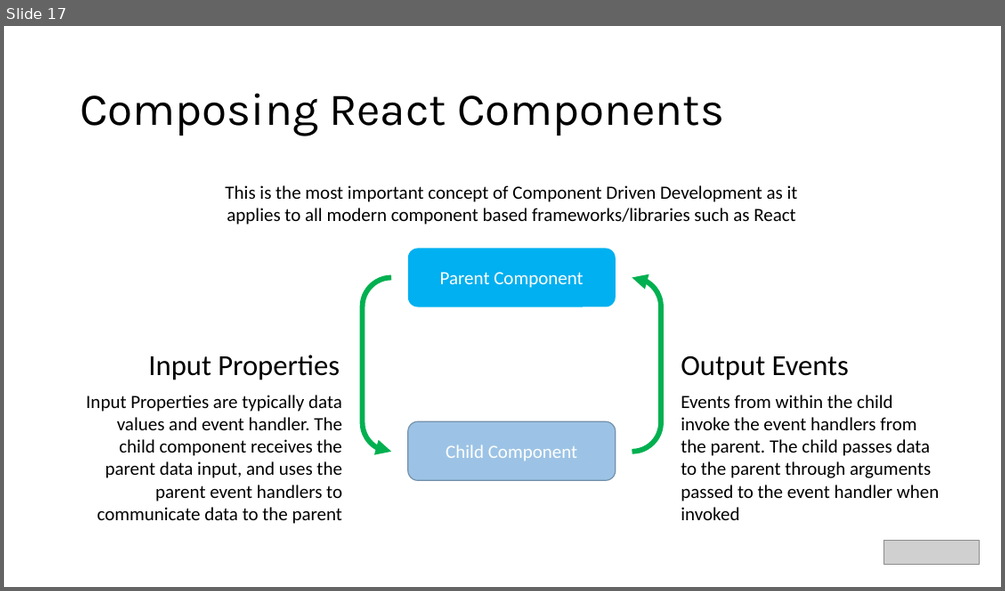
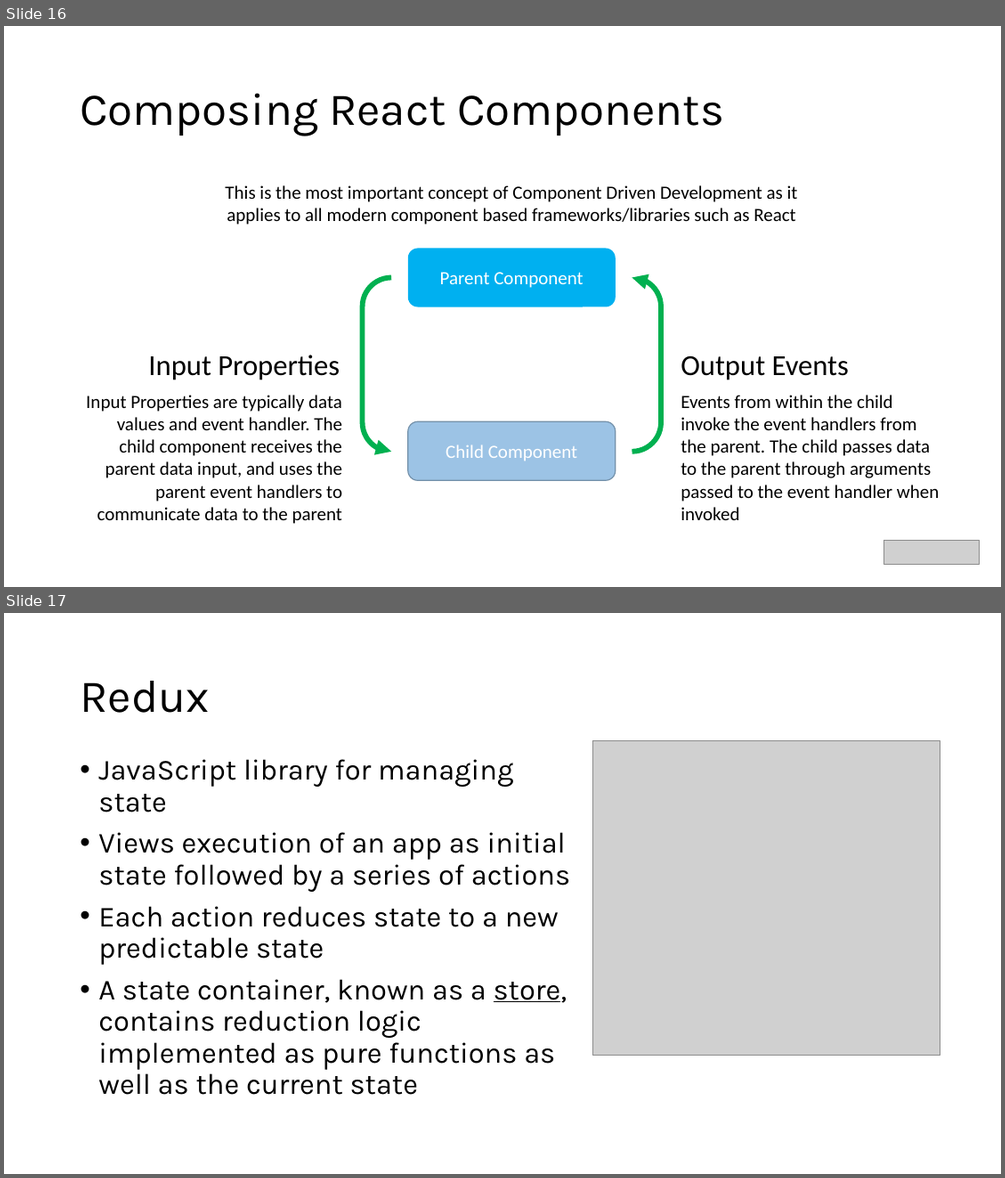
Before and after one commit to warpyu/TechnicalCommunityContent, a slide deck: Web Frameworks/React/Session 1 - Introduction and Slides/Introduction to React.pptx. Shown one above the other, each under a label of ours: slide 17 before the commit, slides 16 and 17 after it. The pictures are 1005x591 and 1005x1178 pixels, drawn with LibreOffice and Linux fonts; fonts in the diff are those of the drawing; grey boxes stand for pictures. Boxes give left, top, right and bottom in pixels: in the first picture for what was removed or moved away, otherwise in the second. Text is boxed around its words. In the diff, an @@ line names an element or a change of style, - is before the commit and + after.

```diff
--- a/Web Frameworks/React/Session 1 - Introduction and Slides/Introduction to React.pptx
+++ b/Web Frameworks/React/Session 1 - Introduction and Slides/Introduction to React.pptx
@@ slide 17 added at (4,613,1001,1174), background #FFFFFF @@
@@ title added at (80,681,209,713), 44 pt, text #000000 @@
+Redux
@@ picture added at (592,741,940,1055) @@
@@ text added at (98,759,570,1094), 28 pt, text #000000 @@
+• JavaScript library for managing state
+• Views execution of an app as initial state followed by a series of actions
+• Each action reduces state to a new predictable state
+• A state container, known as a store, contains reduction logic implemented as pure functions as well as the current state
@@ what was slide 17 is now slide 16 @@
```
Also in this commit, not shown: 2 slides changed, 15 other slides added, 2 slides removed.
